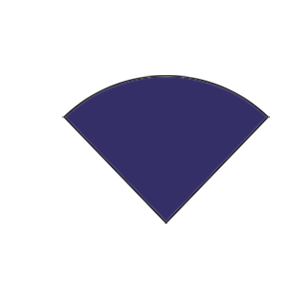
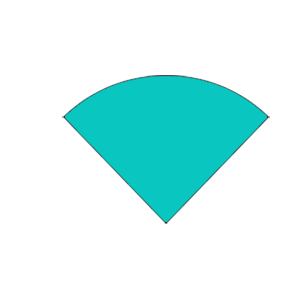
Revision of a layered (296, 296) image; what changed, layer by layer:
painted on "Layer 2" over [65, 76, 267, 222]
